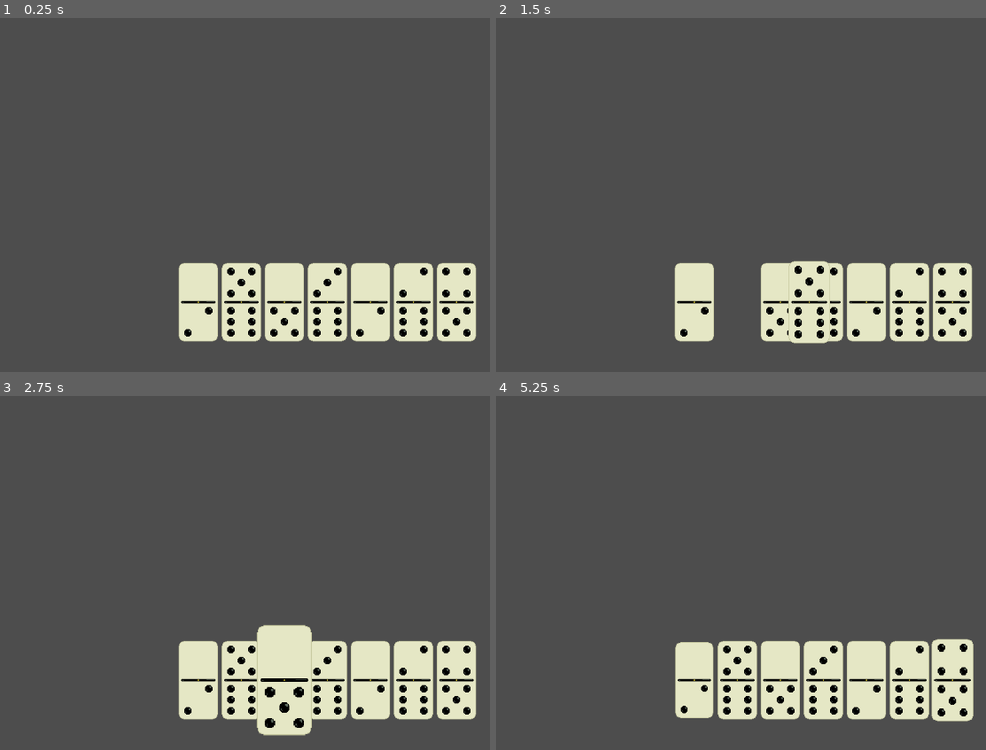
Above: before the commit, frames 1-4 (two rows, left to right).
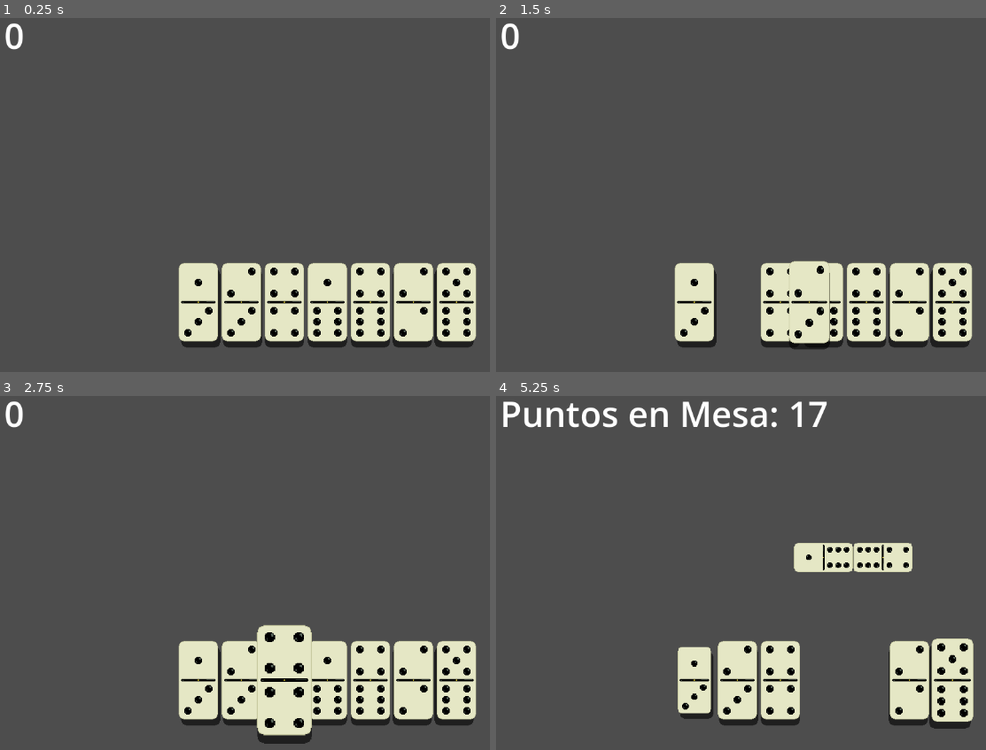
Above: after the commit, the same moments.

Repository: manuel051206/balatro-de-domino
Game: Godot game, scene res://_Scenes/Mesa.tscn
The game is run twice, just before and just after one commit, with the same random seed, the same clock (stepped at 60 frames per second) and the same inputs.
Inputs (mouse positions are in pixels of both pictures, inside the frame that each line leads up to):
- Up to frame 1 (0.25 s): no input
- Up to frame 2 (1.5 s): tap Enter at 0.5 s; drag from (692, 301) to (907, 301) at 0.52 s; drag from (736, 301) to (951, 301) at 1.27 s
- Up to frame 3 (2.75 s): move the mouse to (284, 679) at 2.02 s; click (284, 679) at 2.17 s
- Up to frame 4 (5.25 s): drag from (824, 679) to (608, 498) at 2.77 s; drag from (868, 679) to (858, 558) at 3.52 s; drag from (907, 679) to (692, 679) at 4.27 s; move the mouse to (951, 679) at 5.02 s; click (951, 679) at 5.17 s

The runs differ from the first frame. In frame 1, 2.4% of the frame differs, in the area x 1-97%, y 1-93%; in frame 2, 2.2%; in frame 3, 2.6%; in frame 4, 9.3%, in the area x 1-98%, y 1-94%.

Commit message:
sombra + poder poner las fichas + conteo de fichas + solucion de algunos bugs

Diff:
--- a/_Scenes/Ficha.tscn
+++ b/_Scenes/Ficha.tscn
@@ -8,6 +8,11 @@
 [node name="Ficha" type="Area2D" unique_id=351979873]
 script = ExtResource("1_8u3td")
 aumento_seleccion = 40.0
+max_offset_sombra = 30.0
+
+[node name="Sombra" type="Sprite2D" parent="." unique_id=833167314]
+modulate = Color(0, 0, 0, 0.5882353)
+position = Vector2(0, 10)
 
 [node name="Sprite" type="Sprite2D" parent="." unique_id=1557434195]
 
--- /dev/null
+++ b/_Scenes/Mesa.gd
@@ -0,0 +1,149 @@
+extends Node2D
+
+# --- REFERENCIAS ---
+@onready var mano = $MiMano
+@onready var label_puntos = $CanvasLayer/PuntajeLabel
+
+# --- CONFIGURACIÓN VISUAL ---
+var ancho_ficha: float = 50.0
+var alto_ficha: float = 97.0
+var separacion: float = 0.0
+
+# --- ESTADO DEL JUEGO (DATOS) ---
+var extremo_izquierdo: int = -1
+var extremo_derecho: int = -1
+var es_primer_turno: bool = true
+var suma_total_puntos: int = 0
+
+# --- ESTADO VISUAL ---
+var borde_izquierdo_x: float = 0.0
+var borde_derecho_x: float = 0.0
+
+# --- NUEVO: ESTADO DE LA MESA ---
+# Variable para saber si el mouse está sobre la zona válida
+var mouse_sobre_mesa: bool = false
+
+func _ready():
+	if mano:
+		mano.intento_de_jugada.connect(_validar_jugada)
+	else:
+		print("ERROR: No se encontró el nodo Mano")
+
+# --- NUEVAS FUNCIONES: CONTROL DE ZONA (Conectadas desde el Editor) ---
+
+func _on_zona_mesa_mouse_entered():
+	mouse_sobre_mesa = true
+
+func _on_zona_mesa_mouse_exited():
+	mouse_sobre_mesa = false
+
+# ESTA FUNCIÓN PERMITE JUGAR HACIENDO CLIC EN LA MESA
+func _on_zona_mesa_input_event(_viewport, event, _shape_idx):
+	# Si hacemos clic izquierdo en la mesa...
+	if event is InputEventMouseButton and event.button_index == MOUSE_BUTTON_LEFT and event.pressed:
+		# ... y tenemos una ficha seleccionada en la mano...
+		if mano.ficha_seleccionada_actual != null:
+			print("Clic en mesa con ficha seleccionada. Intentando jugar...")
+			# ... intentamos jugarla directamente.
+			_validar_jugada(mano.ficha_seleccionada_actual)
+
+
+# --- ÁRBITRO: ¿ES LEGAL LA JUGADA? ---
+func _validar_jugada(ficha: Ficha):
+
+	# RESTRICCIÓN 1: ¿Estamos jugando sobre la mesa?
+	# Si se intentó jugar arrastrando (drag & drop), verificamos dónde está el mouse.
+	# (Si fue por clic directo, mouse_sobre_mesa ya será true).
+	if not mouse_sobre_mesa:
+		print("Jugada cancelada: Ficha soltada fuera de la mesa.")
+		# No hacemos nada, la ficha volverá a la mano sola.
+		return
+
+	print("Analizando ficha: ", ficha.valor_izq, "-", ficha.valor_der)
+
+	# REGLA 2: Primer turno
+	if es_primer_turno:
+		print("¡Primera jugada aceptada!")
+		jugar_ficha(ficha, "centro")
+		return
+
+	# REGLA 3: Izquierda
+	if ficha.valor_der == extremo_izquierdo or ficha.valor_izq == extremo_izquierdo:
+		print("¡Conecta por la Izquierda!")
+		jugar_ficha(ficha, "izquierda")
+		return
+
+	# REGLA 4: Derecha
+	if ficha.valor_izq == extremo_derecho or ficha.valor_der == extremo_derecho:
+		print("¡Conecta por la Derecha!")
+		jugar_ficha(ficha, "derecha")
+		return
+
+	print("Jugada ILEGAL: Números no coinciden. Vuelve a la mano.")
+
+# --- VISUALIZADOR (RESTO DEL CÓDIGO IGUAL QUE ANTES) ---
+func jugar_ficha(ficha: Ficha, lado: String):
+
+	var es_doble = (ficha.valor_izq == ficha.valor_der)
+	var ancho_ocupado_por_esta_ficha = ancho_ficha if es_doble else alto_ficha
+
+	if es_primer_turno:
+		extremo_izquierdo = ficha.valor_izq
+		extremo_derecho = ficha.valor_der
+		es_primer_turno = false
+		ficha.posicionDefault = Vector2.ZERO
+		if es_doble: ficha.rotation_degrees = 0
+		else: ficha.rotation_degrees = -90
+		borde_izquierdo_x = - (ancho_ocupado_por_esta_ficha / 2.0)
+		borde_derecho_x =   (ancho_ocupado_por_esta_ficha / 2.0)
+		finalizar_jugada(ficha)
+		return
+
+	if lado == "izquierda":
+		if es_doble:
+			ficha.rotation_degrees = 0
+			extremo_izquierdo = ficha.valor_izq
+		else:
+			if ficha.valor_der == extremo_izquierdo:
+				ficha.rotation_degrees = -90
+				extremo_izquierdo = ficha.valor_izq
+			else:
+				ficha.rotation_degrees = 90
+				extremo_izquierdo = ficha.valor_der
+		var nueva_x = borde_izquierdo_x - (ancho_ocupado_por_esta_ficha / 2.0) - separacion
+		ficha.posicionDefault = Vector2(nueva_x, 0)
+		borde_izquierdo_x -= (ancho_ocupado_por_esta_ficha + separacion)
+
+	elif lado == "derecha":
+		if es_doble:
+			ficha.rotation_degrees = 0
+			extremo_derecho = ficha.valor_der
+		else:
+			if ficha.valor_izq == extremo_derecho:
+				ficha.rotation_degrees = -90
+				extremo_derecho = ficha.valor_der
+			else:
+				ficha.rotation_degrees = 90
+				extremo_derecho = ficha.valor_izq
+		var nueva_x = borde_derecho_x + (ancho_ocupado_por_esta_ficha / 2.0) + separacion
+		ficha.posicionDefault = Vector2(nueva_x, 0)
+		borde_derecho_x += (ancho_ocupado_por_esta_ficha + separacion)
+
+	finalizar_jugada(ficha)
+
+func finalizar_jugada(ficha: Ficha):
+	ficha.bloquear()
+	# 1. SUMA MATEMÁTICA
+	# Sumamos los dos lados de la ficha colocada al total
+	suma_total_puntos += (ficha.valor_izq + ficha.valor_der)
+
+	# 2. ACTUALIZAR INTERFAZ
+	# Convertimos el número a texto y lo mostramos
+	if label_puntos:
+		label_puntos.text = "Puntos en Mesa: %d" % suma_total_puntos
+
+	# Limpieza de referencia (tu código anterior)
+	if mano.ficha_seleccionada_actual == ficha:
+		mano.ficha_seleccionada_actual = null
+
+	print("MESA ACTUAL: ", extremo_izquierdo, " ... ", extremo_derecho)
--- a/_Scenes/Mesa.tscn
+++ b/_Scenes/Mesa.tscn
@@ -1,9 +1,34 @@
 [gd_scene format=3 uid="uid://k0pv3b6i88b7"]
 
+[ext_resource type="Script" uid="uid://cafa887y0lv8j" path="res://_Scenes/Mesa.gd" id="1_8bmom"]
 [ext_resource type="PackedScene" uid="uid://cdy887fyg17a7" path="res://_Scenes/MiMano.tscn" id="1_v7eje"]
 
+[sub_resource type="RectangleShape2D" id="RectangleShape2D_8bmom"]
+size = Vector2(1074, 415)
+
 [node name="Mesa" type="Node2D" unique_id=1649123061]
+script = ExtResource("1_8bmom")
 
 [node name="Camera2D" type="Camera2D" parent="." unique_id=951271532]
 
 [node name="MiMano" parent="." unique_id=671859111 instance=ExtResource("1_v7eje")]
+
+[node name="ZonaMesa" type="Area2D" parent="." unique_id=1391056691]
+
+[node name="CollisionShape2D" type="CollisionShape2D" parent="ZonaMesa" unique_id=471383918]
+position = Vector2(0, -83.5)
+shape = SubResource("RectangleShape2D_8bmom")
+
+[node name="CanvasLayer" type="CanvasLayer" parent="." unique_id=855013801]
+
+[node name="PuntajeLabel" type="Label" parent="CanvasLayer" unique_id=1296974693]
+offset_left = 50.0
+offset_top = 50.0
+offset_right = 83.0
+offset_bottom = 128.0
+theme_override_font_sizes/font_size = 57
+text = "0"
+
+[connection signal="input_event" from="ZonaMesa" to="." method="_on_zona_mesa_input_event"]
+[connection signal="mouse_entered" from="ZonaMesa" to="." method="_on_zona_mesa_mouse_entered"]
+[connection signal="mouse_exited" from="ZonaMesa" to="." method="_on_zona_mesa_mouse_exited"]
--- a/_Scripts/ficha.gd
+++ b/_Scripts/ficha.gd
@@ -1,97 +1,137 @@
 class_name Ficha extends Area2D
 
-# --- SEÑALES (COMUNICACIÓN) ---
-# click_en_ficha: Se emite al SOLTAR si el movimiento fue corto (< 5px).
+# --- SEÑALES ---
 signal click_en_ficha(ficha: Ficha)
-# empezando_interaccion: Se emite inmediatamente al PRESIONAR el click.
 signal empezando_interaccion(ficha: Ficha)
+signal ficha_soltada(ficha: Ficha)
 
 # --- CONFIGURACIÓN VISUAL ---
 @export var escala_base: Vector2 = Vector2(1, 1)
 @export var aumento_seleccion: float = 20.0
+@export var max_offset_sombra: float = 10.0
 
-# --- DATOS Y ESTADO ---
+# --- ESTADO ---
 var valor_izq: int = -1
 var valor_der: int = -1
 var seleccionado: bool = false
-var posicionDefault: Vector2 = Vector2.ZERO # La "casa" a donde vuelve la ficha
+var posicionDefault: Vector2 = Vector2.ZERO
 
-# Variables para lógica de arrastre
+# Variable NUEVA: Bloqueo de ficha jugada
+var jugada: bool = false
+
 var arrastrando: bool = false
 var offset_mouse: Vector2 = Vector2.ZERO
 var posicion_inicio_click: Vector2 = Vector2.ZERO
 
+var tween_actual: Tween
+
+# --- REFERENCIAS ---
 @onready var sprite: Sprite2D = $Sprite
+@onready var sombra: Sprite2D = $Sombra
 
 func _ready():
 	scale = escala_base
 
-# Inicializador (Constructor manual)
 func setup(v1, v2, tex):
 	valor_izq = v1
 	valor_der = v2
+	name = "Ficha_%d_%d" % [valor_izq, valor_der]
+
 	if sprite: sprite.texture = tex
-	name = "Ficha_%d_%d" % [valor_izq, valor_der] # Nombre útil para debug
+	if sombra: sombra.texture = tex
 
-# --- BUCLE FÍSICO (FRAME A FRAME) ---
+# --- BUCLE FÍSICO ---
 func _process(delta):
+	# Si la ficha ya está jugada, solo nos aseguramos de que llegue a su sitio
+	# pero NO calculamos sombras ni inputs.
+	if jugada:
+		global_position = global_position.lerp(posicionDefault, 25.0 * delta)
+		return
+
+	# Lógica normal de mano (si no está jugada)
 	if arrastrando:
-		# Si el mouse la tiene agarrada, sigue al mouse directamente.
 		global_position = get_global_mouse_position() - offset_mouse
 	else:
-		# Si está libre, vuelve flotando a su posición asignada (Efecto magnético).
-		# Usamos 'lerp' para interpolación suave.
 		global_position = global_position.lerp(posicionDefault, 25.0 * delta)
 
-# --- FUNCIONES VISUALES (LLAMADAS POR LA MANO) ---
+	manejar_sombra(delta)
+
+# --- LÓGICA DE SOMBRA ---
+func manejar_sombra(_delta: float) -> void:
+	if sombra == null: return
+
+	var mitad_pantalla = get_viewport_rect().size.x / 2.0
+	var distancia_al_centro = global_position.x
+	var porcentaje_basico = abs(distancia_al_centro / mitad_pantalla)
+	var factor_velocidad = pow(porcentaje_basico, 2.0)
+	var offset_final = -sign(distancia_al_centro) * factor_velocidad * max_offset_sombra
+
+	sombra.global_position.x = global_position.x + offset_final
+
+# --- FUNCIONES VISUALES Y DE ESTADO ---
+
+# NUEVA FUNCIÓN: Se llama cuando la ficha se queda en la mesa
+func bloquear():
+	jugada = true
+	arrastrando = false
+	seleccionado = false
+
+	# 1. Mandar al fondo
+	z_index = -1
+
+	# 2. Apagar sombra
+	if sombra:
+		sombra.visible = false
+
+	# 3. Hacerse pequeña (Efecto de estar "lejos")
+	escala_base = Vector2(0.75, 0.75)
+	animar_escala(escala_base)
+
 func seleccionar():
+	if jugada: return # Seguridad extra
 	seleccionado = true
-	z_index = 10 # Traer al frente
+	z_index = 10
 	animar_escala(escala_base * (1 + (aumento_seleccion/100.0)))
 
 func deseleccionar():
+	if jugada: return
 	seleccionado = false
 	z_index = 0
 	animar_escala(escala_base)
 
-# Animación suave usando Tweens (Evita cambios bruscos de tamaño)
 func animar_escala(objetivo: Vector2):
-	var tween = create_tween().set_trans(Tween.TRANS_BACK).set_ease(Tween.EASE_OUT)
-	tween.tween_property(self, "scale", objetivo, 0.1)
+	if tween_actual and tween_actual.is_running():
+		tween_actual.kill()
 
-# --- DETECCIÓN DE INPUT (MOUSE) ---
+	tween_actual = create_tween().set_ease(Tween.EASE_OUT).set_trans(Tween.TRANS_ELASTIC)
+	tween_actual.tween_property(self, "scale", objetivo, 0.5)
+
+# --- INPUT ---
 func _input_event(_viewport, event, _shape_idx):
+	# Si ya está jugada, ignoramos cualquier clic
+	if jugada: return
+
 	if event is InputEventMouseButton and event.button_index == MOUSE_BUTTON_LEFT:
-
-		# 1. AL PRESIONAR (DOWN)
 		if event.pressed:
 			arrastrando = true
-			posicion_inicio_click = global_position # Guardamos foto del inicio
+			posicion_inicio_click = global_position
 			offset_mouse = get_global_mouse_position() - global_position
-			z_index = 20 # Prioridad máxima visual mientras arrastras
+			z_index = 20
 
-			# AVISO IMPORTANTE: "¡Me están tocando!" (Para que la Mano deseleccione otras)
 			empezando_interaccion.emit(self)
+			animar_escala(escala_base * 1.05)
 
-			animar_escala(escala_base * 1.05) # Pequeño feedback visual
-
-		# 2. AL SOLTAR (UP)
 		else:
 			arrastrando = false
 			z_index = 10 if seleccionado else 0
 
-			# Calculamos si fue un Arrastre o un Clic
 			var distancia = global_position.distance_to(posicion_inicio_click)
 
 			if distancia < 5.0:
-				# Si movió el mouse menos de 5px, asumimos que quería seleccionar.
 				click_en_ficha.emit(self)
 			else:
-				# Si movió más, fue un arrastre. No emitimos click.
-				# (Aquí la ficha volverá sola a su sitio gracias a _process)
-				pass
+				ficha_soltada.emit(self)
 
-			# Restauramos tamaño según si quedó seleccionada o no
 			if not seleccionado:
 				animar_escala(escala_base)
 			else:
--- a/_Scripts/mi_mano.gd
+++ b/_Scripts/mi_mano.gd
@@ -1,4 +1,7 @@
 extends Node2D
+
+# --- SEÑALES ---
+signal intento_de_jugada(ficha: Ficha)
 
 # --- CONFIGURACIÓN Y REFERENCIAS ---
 # 'escena_ficha': Es el molde (.tscn) que usaremos para crear copias de las fichas.
@@ -16,20 +19,30 @@
 	generar_mano_inicial()
 
 # --- GENERACIÓN DE FICHAS ---
-# Limpia la mesa y genera 7 fichas nuevas con valores aleatorios.
+# Limpia la mesa y genera 7 fichas ÚNICAS usando una "bolsa" mezclada.
 func generar_mano_inicial():
-	# 1. Limpieza: Borramos fichas anteriores visualmente y de la memoria.
+	# 1. Limpieza: Borramos fichas anteriores.
 	for hijo in get_children():
 		hijo.queue_free()
 	fichas_en_mano.clear()
 	ficha_seleccionada_actual = null
 
-	# 2. Creación: Generamos valores aleatorios (0-6).
-	for i in range(7):
-		var a = randi_range(0, 6)
-		var b = randi_range(0, 6)
-		# Usamos min/max para asegurar que siempre pedimos la imagen "0-1" y no "1-0".
-		crear_ficha(min(a,b), max(a,b))
+	# --- NUEVA LÓGICA: BOLSA DE DOMINÓ ---
+	var bolsa_de_fichas = []
+
+	# A. Generamos las 28 fichas posibles (del 0-0 al 6-6)
+	# Usamos dos bucles para crear pares únicos (0-0, 0-1... hasta 6-6)
+	for i in range(7):      # i va de 0 a 6
+		for j in range(i, 7): # j va de i a 6 (evita repetir 1-0 si ya existe 0-1)
+			bolsa_de_fichas.append([i, j])
+
+	# B. Barajamos la bolsa (Shuffle)
+	bolsa_de_fichas.shuffle()
+
+	# C. Sacamos las primeras 7 fichas de la bolsa mezclada
+	for k in range(7):
+		var datos = bolsa_de_fichas[k] # Obtenemos el par [a, b]
+		crear_ficha(datos[0], datos[1])
 
 	# 3. Orden: Una vez creadas, las acomodamos en pantalla.
 	organizar_mano()
@@ -52,6 +65,8 @@
 	nueva_ficha.click_en_ficha.connect(_on_ficha_click)
 	# 2. empezando_interaccion: Apenas el jugador pone el dedo encima (presionar).
 	nueva_ficha.empezando_interaccion.connect(_on_ficha_interactuada)
+	# 3. Cuando la ficha grite "me soltaron", ejecutamos una función local
+	nueva_ficha.ficha_soltada.connect(_on_ficha_soltada_drag)
 
 # --- MATEMÁTICAS DE POSICIONAMIENTO ---
 # Calcula la posición de cada ficha para centrarlas respecto a la Cámara (0,0).
@@ -101,3 +116,7 @@
 	# Encendemos la nueva
 	ficha_tocada.seleccionar()
 	ficha_seleccionada_actual = ficha_tocada
+
+# Esta función recibe el aviso de la ficha y lo retransmite hacia arriba (al Main)
+func _on_ficha_soltada_drag(ficha: Ficha):
+	intento_de_jugada.emit(ficha)
Not shown, added: _Scenes/Mesa.gd.uid
